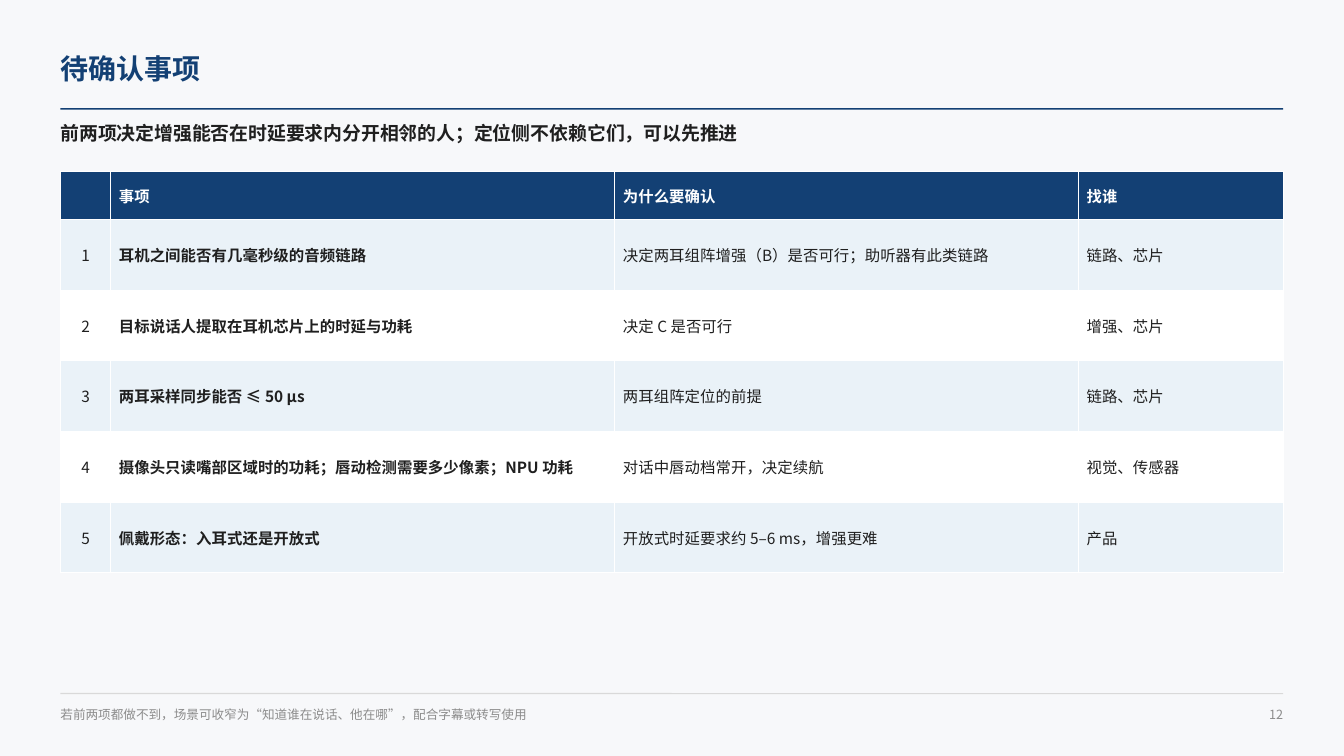
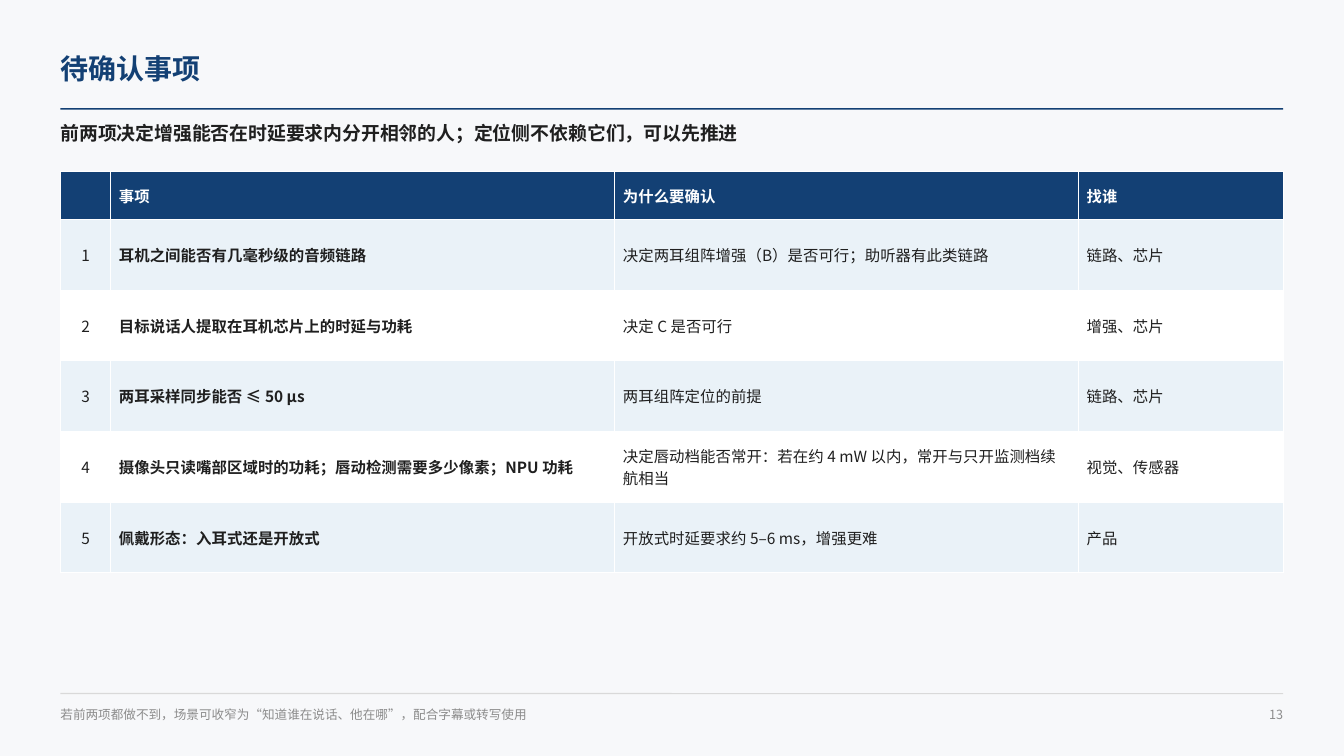
Before and after one commit to ZeroFoxxi/ssl-scene1, a slide deck: slide 13 of 02_耳机声源定位/耳机摄像头听觉辅助_整体设计方案.pptx (slide 12 before the commit). Drawn at 1344x756 pixels with LibreOffice and Linux fonts; fonts in the diff are those of the drawing. Boxes give left, top, right and bottom in pixels: in the first picture for what was removed or moved away, otherwise in the second. Text is boxed around its words. In the diff, an @@ line names an element or a change of style, - is before the commit and + after.

```diff
--- a/02_耳机声源定位/耳机摄像头听觉辅助_整体设计方案.pptx
+++ b/02_耳机声源定位/耳机摄像头听觉辅助_整体设计方案.pptx
@@ table at <box>60,171,1284,550</box> @@
-row 5, column 3: 对话中唇动档常开，决定续航
+row 5, column 3: 决定唇动档能否常开：若在约 4 mW 以内，常开与只开监测档续航相当
@@ text at <box>1269,709,1283,719</box>: text changed @@
-12
+13
```
Also in this commit, not shown: 21 other slides changed, 1 slide added, 8 other files.
